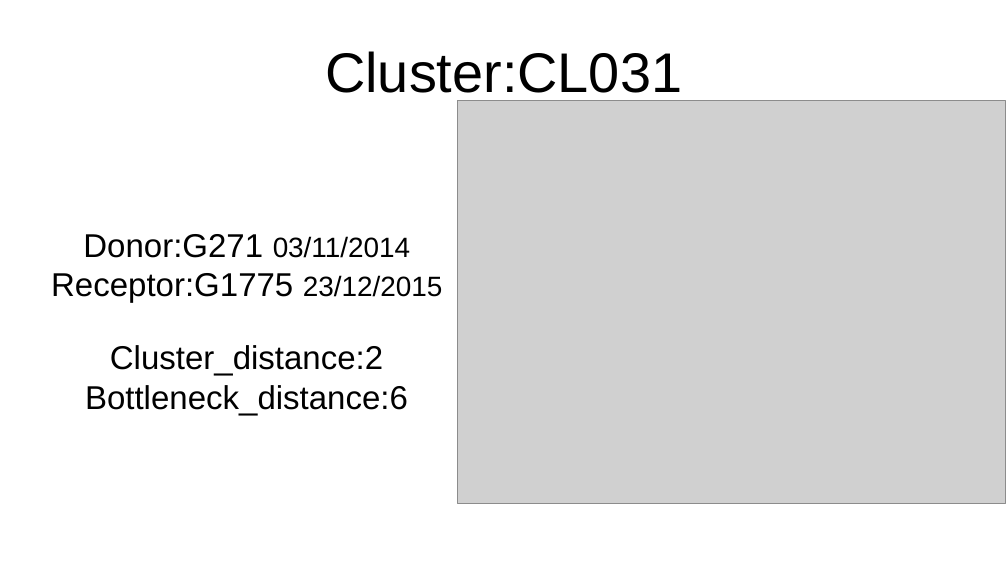
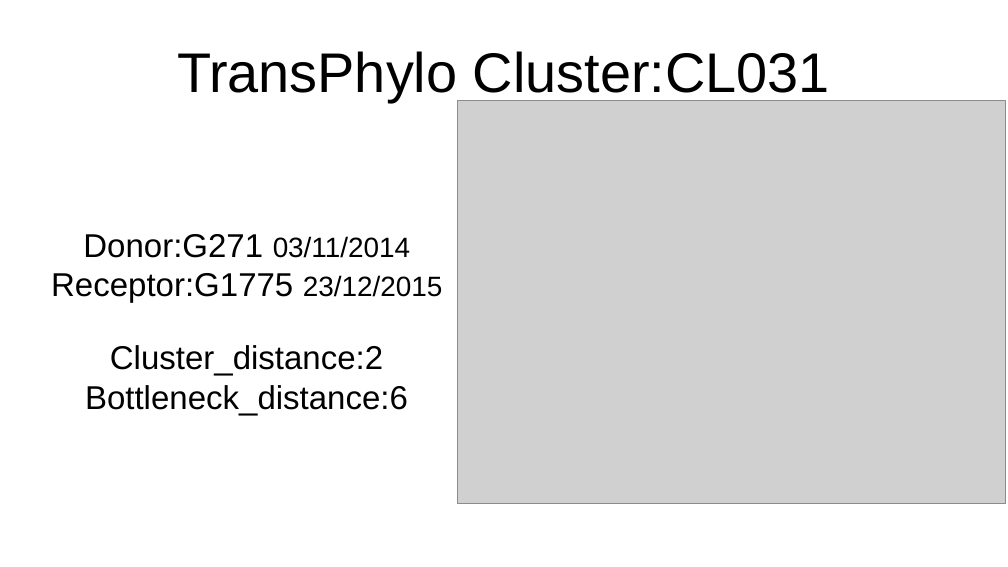
Before and after one commit to TBmex/agit_Bottleneck, a slide deck: slide 40 of Resumen.odp. Drawn at 1008x567 pixels with LibreOffice and Linux fonts; fonts in the diff are those of the drawing; grey boxes stand for pictures. Boxes give left, top, right and bottom in pixels: in the first picture for what was removed or moved away, otherwise in the second. Text is boxed around its words. In the diff, an @@ line names an element or a change of style, - is before the commit and + after.

```diff
--- a/Resumen.odp
+++ b/Resumen.odp
@@ title at <box>177,51,830,102</box>: text changed @@
-Cluster:CL031
+TransPhylo Cluster:CL031
```
Also in this commit, not shown: 15 other slides changed, 1 other file.
